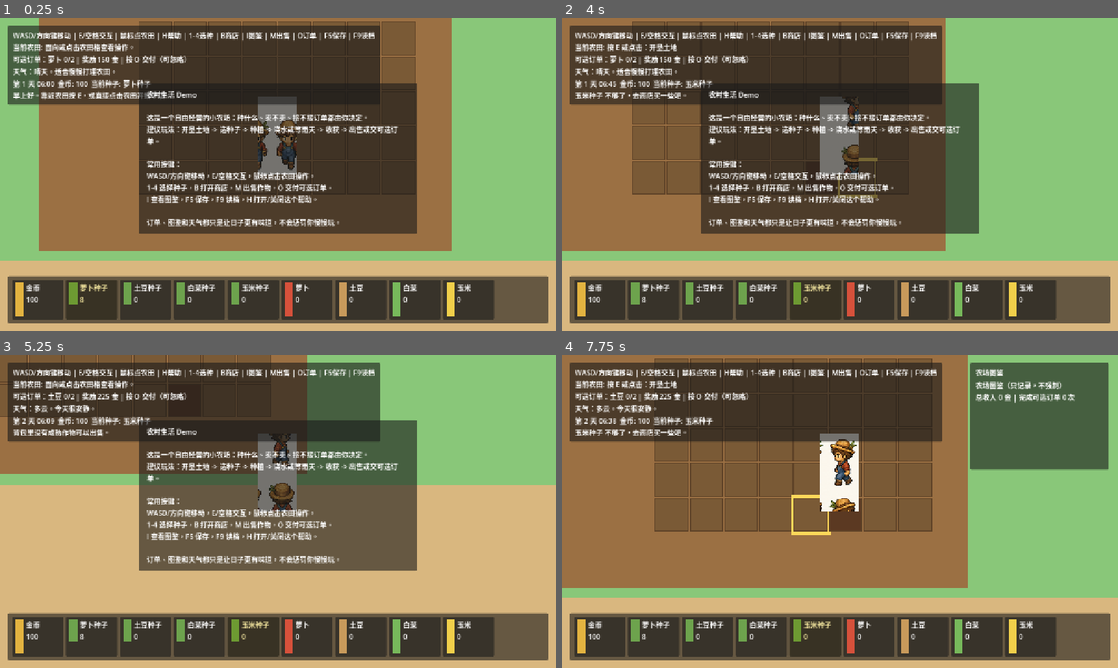
Above: before the commit, frames 1-4 (two rows, left to right).
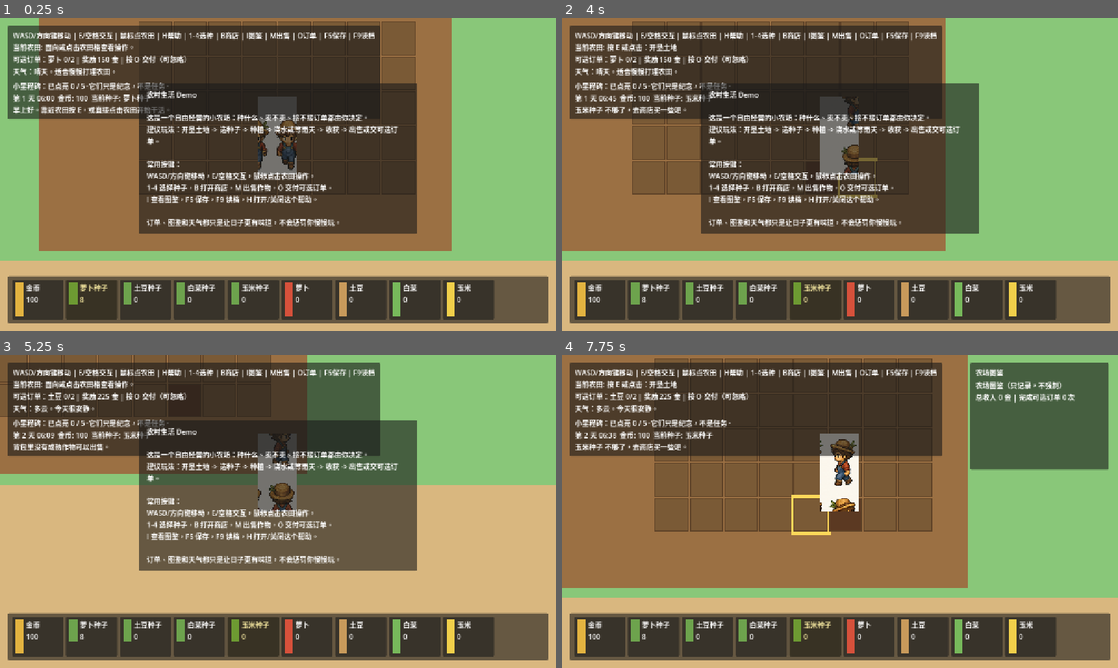
Above: after the commit, the same moments.

Repository: nicho-19/rural-life-demo
Game: Godot game, scene res://scenes/main/Main.tscn
Two runs of this game, one before a commit and one after it. Both use one fixed random seed, a clock stepped at 60 frames per second and the inputs below.
Inputs (mouse positions are in pixels of both pictures, inside the frame that each line leads up to):
- Up to frame 1 (0.25 s): no input
- Up to frame 2 (4 s): click (650, 299) at 0.5 s; click (706, 299) at 1.25 s; click (762, 299) at 2 s; click (817, 299) at 2.75 s; tap Enter at 3.5 s; move the mouse to (962, 158) at 3.52 s; hold D (move_right) from 3.53 s (still down); tap E at 3.6 s; click (962, 158) at 3.67 s; tap Space at 3.77 s
- Up to frame 3 (5.25 s): move the mouse to (166, 527) at 4.27 s; release D (move_right) at 4.28 s; hold S (move_down) 4.28-5.03 s; tap N at 4.35 s; tap Space at 4.52 s; move the mouse to (333, 442) at 5.02 s; hold D (move_right) from 5.03 s (still down); tap M at 5.1 s
- Up to frame 4 (7.75 s): move the mouse to (812, 574) at 5.77 s; release D (move_right) at 5.78 s; hold W (move_up) 5.78-6.53 s; tap O at 5.85 s; click (812, 574) at 5.92 s; tap Space at 6.02, 6.77, 7.52 s; move the mouse to (1006, 558) at 6.52 s; hold A (move_left) from 6.53 s (still down); tap I at 6.6 s; move the mouse to (673, 464) at 7.27 s; tap H at 7.35 s

The runs differ from the first frame. In frame 1, 2.6% of the frame differs, in the area x 1-63%, y 19-33%; in frame 2, 2.7%; in frame 3, 3.7%; in frame 4, 4.2%, in the area x 1-69%, y 19-33%.

Commit message:
Add soft milestone prompts

Diff:
--- a/scripts/main/Main.gd
+++ b/scripts/main/Main.gd
@@ -9,6 +9,7 @@
 const SaveManagerScript := preload("res://scripts/save/SaveManager.gd")
 const StatsManagerScript := preload("res://scripts/stats/StatsManager.gd")
 const WeatherManagerScript := preload("res://scripts/weather/WeatherManager.gd")
+const MilestoneManagerScript := preload("res://scripts/milestones/MilestoneManager.gd")
 
 const SEED_ITEMS: Array[String] = ["turnip_seed", "potato_seed", "cabbage_seed", "corn_seed"]
 const CROP_ITEMS: Array[String] = ["turnip", "potato", "cabbage", "corn"]
@@ -24,11 +25,14 @@
 var save_manager
 var stats_manager
 var weather_manager
+var milestone_manager
 var selected_seed_item_id := "turnip_seed"
+var recent_milestone_message := ""
 var status_label: Label
 var hint_label: Label
 var order_label: Label
 var weather_label: Label
+var milestone_label: Label
 var money_value_label: Label
 var seed_value_labels: Dictionary = {}
 var crop_value_labels: Dictionary = {}
@@ -67,6 +71,8 @@
 
 	weather_manager = WeatherManagerScript.new()
 	weather_manager.start_day(time_manager.day)
+
+	milestone_manager = MilestoneManagerScript.new()
 
 	save_manager = SaveManagerScript.new()
 	var start_message := "早上好。靠近农田按 E，或直接点击农田开始干活。"
@@ -144,6 +150,7 @@
 	var before_crops := _counts_for(CROP_ITEMS)
 	var result: String = farm_manager.interact_at(world_position, inventory, selected_seed_item_id)
 	_record_farm_changes(before_seeds, before_crops)
+	_check_milestones()
 	_update_ui(result)
 	refresh_inventory_ui()
 	_update_target_hint()
@@ -174,6 +181,7 @@
 	var result: Dictionary = shop_manager.sell_all_crops(inventory, CROP_ITEMS)
 	if bool(result.get("success", false)):
 		_record_sold_changes(before_crops, inventory.money - money_before)
+	_check_milestones()
 	_update_ui(String(result.get("message", "没有可以出售的作物。")))
 	refresh_inventory_ui()
 	_update_target_hint()
@@ -184,6 +192,7 @@
 	var result: Dictionary = order_manager.deliver_order(inventory)
 	if bool(result.get("success", false)):
 		stats_manager.record_order_completed(inventory.money - money_before)
+	_check_milestones()
 	_update_ui(String(result.get("message", "订单交付失败。")))
 	refresh_inventory_ui()
 	_update_target_hint()
@@ -198,7 +207,8 @@
 		order_manager,
 		selected_seed_item_id,
 		stats_manager,
-		weather_manager
+		weather_manager,
+		milestone_manager
 	)
 	_update_ui(String(result.get("message", "存档失败。")))
 	refresh_inventory_ui()
@@ -224,7 +234,8 @@
 		time_manager,
 		order_manager,
 		stats_manager,
-		weather_manager
+		weather_manager,
+		milestone_manager
 	)
 	var saved_seed := String(applied.get("selected_seed_item_id", selected_seed_item_id))
 	if SEED_ITEMS.has(saved_seed):
@@ -310,6 +321,11 @@
 	weather_label.name = "WeatherValue"
 	weather_label.autowrap_mode = TextServer.AUTOWRAP_WORD_SMART
 	box.add_child(weather_label)
+
+	milestone_label = Label.new()
+	milestone_label.name = "MilestoneValue"
+	milestone_label.autowrap_mode = TextServer.AUTOWRAP_WORD_SMART
+	box.add_child(milestone_label)
 
 	status_label = Label.new()
 	status_label.autowrap_mode = TextServer.AUTOWRAP_WORD_SMART
@@ -520,6 +536,7 @@
 		shop_message_label.text = message
 	_update_order_ui()
 	_update_weather_ui()
+	_update_milestone_ui()
 	_update_stats_ui()
 
 
@@ -542,6 +559,7 @@
 	_update_shop_ui()
 	_update_order_ui()
 	_update_weather_ui()
+	_update_milestone_ui()
 	_update_stats_ui()
 
 
@@ -579,6 +597,15 @@
 	if weather_label == null or weather_manager == null:
 		return
 	weather_label.text = weather_manager.describe()
+
+
+func _update_milestone_ui() -> void:
+	if milestone_label == null or milestone_manager == null:
+		return
+	if recent_milestone_message.is_empty():
+		milestone_label.text = milestone_manager.describe()
+	else:
+		milestone_label.text = recent_milestone_message
 
 
 func _update_stats_ui() -> void:
@@ -617,6 +644,14 @@
 	return Color("#d6513b")
 
 
+func _check_milestones() -> void:
+	var messages: Array[String] = milestone_manager.check(stats_manager, inventory)
+	if messages.is_empty():
+		return
+	recent_milestone_message = messages[messages.size() - 1]
+	_update_milestone_ui()
+
+
 func _counts_for(item_ids: Array[String]) -> Dictionary:
 	var counts: Dictionary = {}
 	for item_id in item_ids:
--- /dev/null
+++ b/scripts/milestones/MilestoneManager.gd
@@ -0,0 +1,40 @@
+extends RefCounted
+class_name MilestoneManager
+
+var unlocked: Dictionary = {}
+
+func check(stats_manager, inventory) -> Array[String]:
+	var messages: Array[String] = []
+	_try_unlock(messages, "first_seed", stats_manager.total_planted() >= 1, "小里程碑：第一粒种子落土了。慢慢来，农场已经开始呼吸。")
+	_try_unlock(messages, "first_harvest", stats_manager.total_harvested() >= 1, "小里程碑：第一次收获完成。土地开始回报你的照料。")
+	_try_unlock(messages, "first_sale", stats_manager.total_sold() >= 1, "小里程碑：第一次出售作物。钱袋响了一下，但日子不用赶。")
+	_try_unlock(messages, "first_order", stats_manager.orders_completed >= 1, "小里程碑：完成了一次可选订单。接不接都可以，今天只是刚好合适。")
+	_try_unlock(messages, "gold_500", inventory.money >= 500, "小里程碑：攒到 500 金。已经是一座很像样的小农场了。")
+	return messages
+
+
+func describe() -> String:
+	return "小里程碑：已点亮 %d / 5。它们只是纪念，不是任务。" % unlocked.size()
+
+
+func to_save_data() -> Dictionary:
+	return {
+		"unlocked": unlocked.duplicate(true),
+	}
+
+
+func load_save_data(data: Dictionary) -> void:
+	unlocked.clear()
+	var saved = data.get("unlocked", {})
+	if not saved is Dictionary:
+		return
+	for key in saved.keys():
+		if bool(saved[key]):
+			unlocked[String(key)] = true
+
+
+func _try_unlock(messages: Array[String], milestone_id: String, condition: bool, message: String) -> void:
+	if not condition or bool(unlocked.get(milestone_id, false)):
+		return
+	unlocked[milestone_id] = true
+	messages.append(message)
--- a/scripts/save/SaveManager.gd
+++ b/scripts/save/SaveManager.gd
@@ -12,7 +12,8 @@
 	order_manager,
 	selected_seed_item_id: String,
 	stats_manager = null,
-	weather_manager = null
+	weather_manager = null,
+	milestone_manager = null
 ) -> Dictionary:
 	var data := {
 		"version": SAVE_VERSION,
@@ -26,6 +27,8 @@
 		data["stats"] = stats_manager.to_save_data()
 	if weather_manager != null:
 		data["weather"] = weather_manager.to_save_data()
+	if milestone_manager != null:
+		data["milestones"] = milestone_manager.to_save_data()
 
 	var file := FileAccess.open(path, FileAccess.WRITE)
 	if file == null:
@@ -79,7 +82,8 @@
 	time_manager,
 	order_manager,
 	stats_manager = null,
-	weather_manager = null
+	weather_manager = null,
+	milestone_manager = null
 ) -> Dictionary:
 	inventory.load_save_data(_dictionary_from(data.get("inventory", {})))
 	farm_manager.load_save_data(_dictionary_from(data.get("farm", {})))
@@ -89,6 +93,8 @@
 		stats_manager.load_save_data(_dictionary_from(data.get("stats", {})))
 	if weather_manager != null:
 		weather_manager.load_save_data(_dictionary_from(data.get("weather", {})))
+	if milestone_manager != null:
+		milestone_manager.load_save_data(_dictionary_from(data.get("milestones", {})))
 
 	return {
 		"success": true,
--- a/scripts/stats/StatsManager.gd
+++ b/scripts/stats/StatsManager.gd
@@ -35,6 +35,18 @@
 
 func count_sold(crop_id: String) -> int:
 	return int(sold.get(crop_id, 0))
+
+
+func total_planted() -> int:
+	return _total_count(planted)
+
+
+func total_harvested() -> int:
+	return _total_count(harvested)
+
+
+func total_sold() -> int:
+	return _total_count(sold)
 
 
 func describe(items: Dictionary) -> String:
@@ -79,6 +91,13 @@
 	target[crop_id] = int(target.get(crop_id, 0)) + amount
 
 
+func _total_count(source: Dictionary) -> int:
+	var total := 0
+	for key in source.keys():
+		total += int(source[key])
+	return total
+
+
 func _counts_from(value) -> Dictionary:
 	var result: Dictionary = {}
 	if not value is Dictionary:
--- /dev/null
+++ b/tests/milestone_manager_test.gd
@@ -0,0 +1,50 @@
+extends SceneTree
+
+const InventoryScript := preload("res://scripts/inventory/Inventory.gd")
+const StatsManagerScript := preload("res://scripts/stats/StatsManager.gd")
+const MilestoneManagerScript := preload("res://scripts/milestones/MilestoneManager.gd")
+
+func _init() -> void:
+	var inventory = InventoryScript.new()
+	inventory.setup_starter_items()
+
+	var stats = StatsManagerScript.new()
+	var milestones = MilestoneManagerScript.new()
+
+	var no_messages: Array[String] = milestones.check(stats, inventory)
+	if not no_messages.is_empty():
+		_fail("Milestones should not fire before the player has done anything.")
+		return
+
+	stats.record_planted("turnip")
+	var planted_messages: Array[String] = milestones.check(stats, inventory)
+	if planted_messages.size() != 1 or not planted_messages[0].contains("第一粒种子"):
+		_fail("Milestones should celebrate the first planted crop.")
+		return
+	if not milestones.check(stats, inventory).is_empty():
+		_fail("Milestones should only fire once.")
+		return
+
+	stats.record_harvested("turnip")
+	stats.record_sold("turnip", 1, 60)
+	stats.record_order_completed(150)
+	inventory.money = 500
+	var later_messages: Array[String] = milestones.check(stats, inventory)
+	if later_messages.size() != 4:
+		_fail("Milestones should detect harvest, sale, order, and 500 gold.")
+		return
+
+	var saved: Dictionary = milestones.to_save_data()
+	var restored = MilestoneManagerScript.new()
+	restored.load_save_data(saved)
+	if not restored.check(stats, inventory).is_empty():
+		_fail("Loaded milestones should not fire again.")
+		return
+
+	print("PASS milestone_manager_test")
+	quit(0)
+
+
+func _fail(message: String) -> void:
+	push_error(message)
+	quit(1)
--- /dev/null
+++ b/tests/milestone_ui_test.gd
@@ -0,0 +1,41 @@
+extends SceneTree
+
+func _init() -> void:
+	var scene: PackedScene = load("res://scenes/main/Main.tscn")
+	var main: Node = scene.instantiate()
+	root.add_child(main)
+
+	await process_frame
+
+	var milestone_label := main.find_child("MilestoneValue", true, false)
+	if not milestone_label is Label:
+		_fail(main, "Main scene should create a MilestoneValue label.")
+		return
+	if not String(milestone_label.text).contains("小里程碑"):
+		_fail(main, "Milestone label should explain soft progress.")
+		return
+
+	main._select_seed("turnip_seed", false)
+	main._interact_with_farm_at(Vector2(528, 296))
+	main._interact_with_farm_at(Vector2(528, 296))
+	await process_frame
+
+	if not String(milestone_label.text).contains("第一粒种子"):
+		_fail(main, "Planting the first crop should show a soft milestone message.")
+		return
+
+	_pass(main)
+
+
+func _pass(main: Node) -> void:
+	main.queue_free()
+	await process_frame
+	print("PASS milestone_ui_test")
+	quit(0)
+
+
+func _fail(main: Node, message: String) -> void:
+	main.queue_free()
+	await process_frame
+	push_error(message)
+	quit(1)
--- a/tests/save_manager_test.gd
+++ b/tests/save_manager_test.gd
@@ -8,6 +8,7 @@
 const SaveManagerScript := preload("res://scripts/save/SaveManager.gd")
 const StatsManagerScript := preload("res://scripts/stats/StatsManager.gd")
 const WeatherManagerScript := preload("res://scripts/weather/WeatherManager.gd")
+const MilestoneManagerScript := preload("res://scripts/milestones/MilestoneManager.gd")
 
 func _init() -> void:
 	var data_manager = DataManagerScript.new()
@@ -43,6 +44,9 @@
 	var weather_manager = WeatherManagerScript.new()
 	weather_manager.start_day(3)
 
+	var milestone_manager = MilestoneManagerScript.new()
+	milestone_manager.check(stats_manager, inventory)
+
 	var save_manager = SaveManagerScript.new()
 	var save_path := "user://save_manager_test.json"
 	var saved: Dictionary = save_manager.save_game(
@@ -53,7 +57,8 @@
 		order_manager,
 		"potato_seed",
 		stats_manager,
-		weather_manager
+		weather_manager,
+		milestone_manager
 	)
 	if not bool(saved.get("success", false)):
 		_fail("save_game should write a save file.")
@@ -68,6 +73,7 @@
 	order_manager.start_day(1)
 	stats_manager.load_save_data({})
 	weather_manager.start_day(1)
+	milestone_manager.load_save_data({})
 
 	var loaded: Dictionary = save_manager.load_game(save_path)
 	if not bool(loaded.get("success", false)):
@@ -81,7 +87,8 @@
 		time_manager,
 		order_manager,
 		stats_manager,
-		weather_manager
+		weather_manager,
+		milestone_manager
 	)
 	if not bool(applied.get("success", false)):
 		_fail("apply_save_data should restore managers from the save.")
@@ -114,6 +121,9 @@
 	if not weather_manager.is_rainy():
 		_fail("Loaded save should restore weather.")
 		return
+	if not milestone_manager.check(stats_manager, inventory).is_empty():
+		_fail("Loaded save should restore unlocked milestones.")
+		return
 
 	farm_manager.free()
 	time_manager.free()
Not shown, added: scripts/milestones/MilestoneManager.gd.uid
Not shown, changed: README.md
